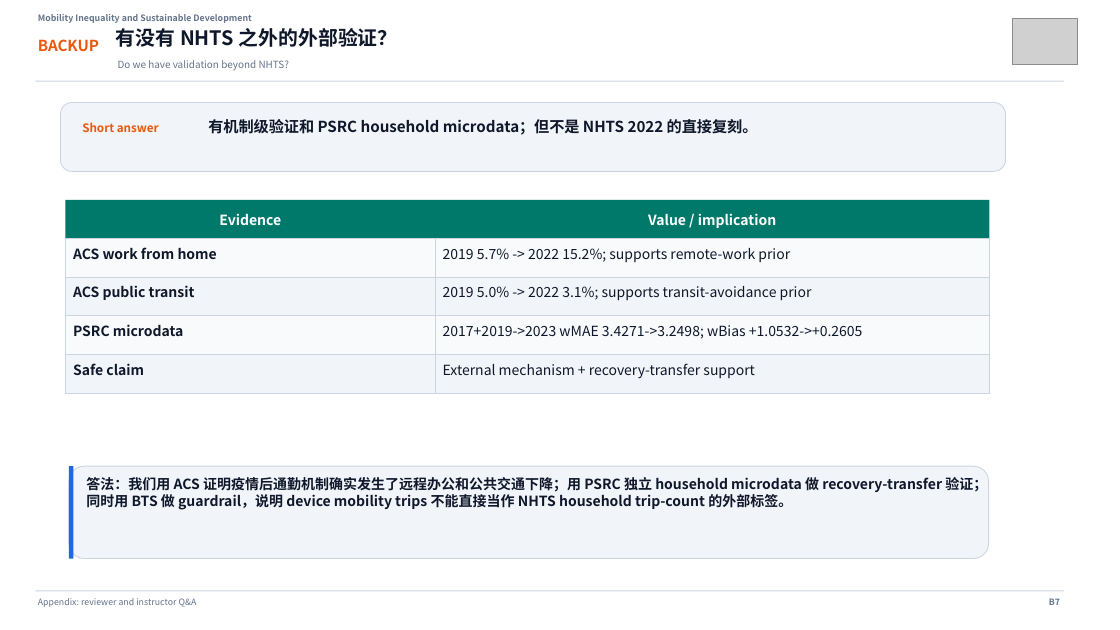
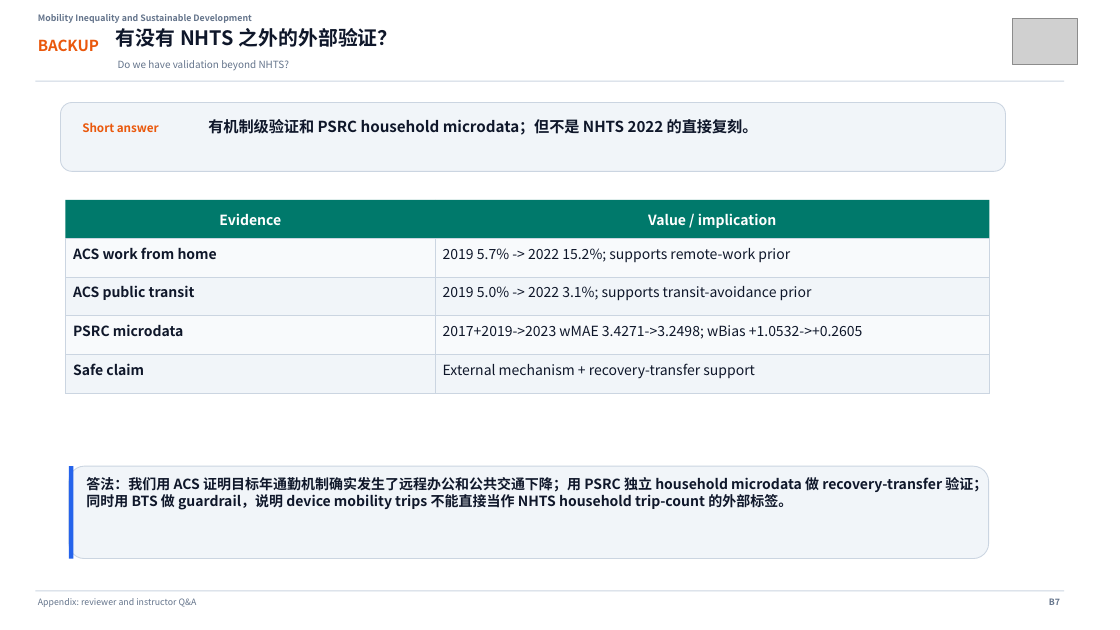
Before and after one commit to Lrving-code/NHTS-Travel-Prediction, a slide deck: slide 31 of outputs/final_project/NHTS_Travel_Behavior_Template_Presentation.pptx. Drawn at 1120x630 pixels with LibreOffice and Linux fonts; fonts in the diff are those of the drawing; grey boxes stand for pictures. Boxes give left, top, right and bottom in pixels: in the first picture for what was removed or moved away, otherwise in the second. Text is boxed around its words. In the diff, an @@ line names an element or a change of style, - is before the commit and + after.

```diff
--- a/outputs/final_project/NHTS_Travel_Behavior_Template_Presentation.pptx
+++ b/outputs/final_project/NHTS_Travel_Behavior_Template_Presentation.pptx
@@ text at (86, 475, 987, 510): text changed @@
-答法：我们用 ACS 证明疫情后通勤机制确实发生了远程办公和公共交通下降；用 PSRC 独立 household microdata 做 recovery-transfer 验证；同时用 BTS 做 guardrail，说明 device mobility trips 不能直接当作 NHTS household trip-count 的外部标签。
+答法：我们用 ACS 证明目标年通勤机制确实发生了远程办公和公共交通下降；用 PSRC 独立 household microdata 做 recovery-transfer 验证；同时用 BTS 做 guardrail，说明 device mobility trips 不能直接当作 NHTS household trip-count 的外部标签。
```
Also in this commit, not shown: 26 other slides changed, 7 other files.
